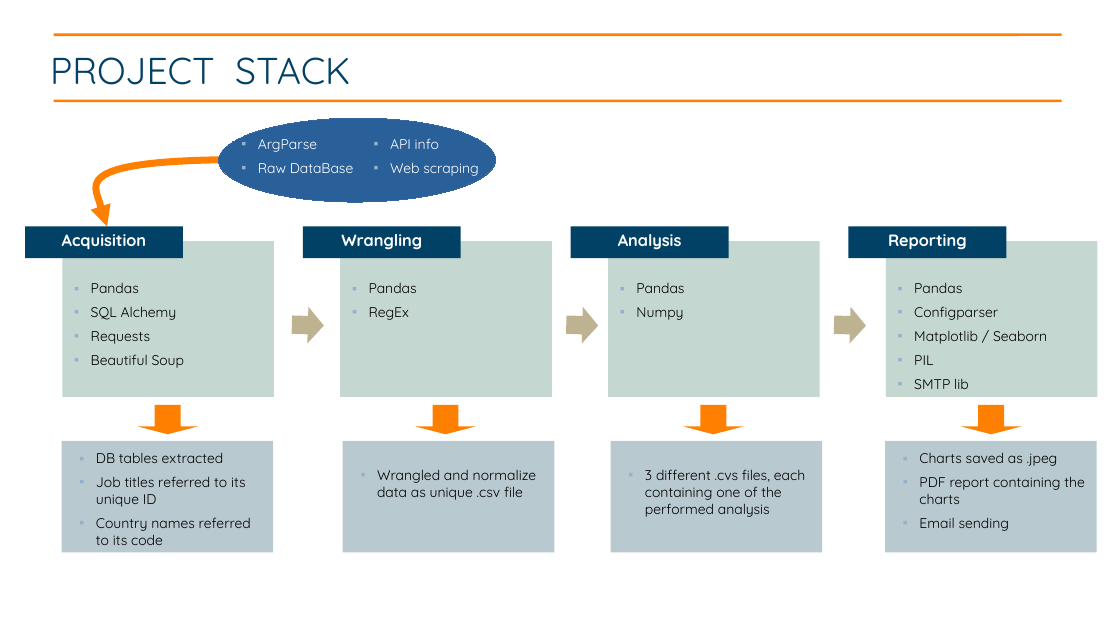
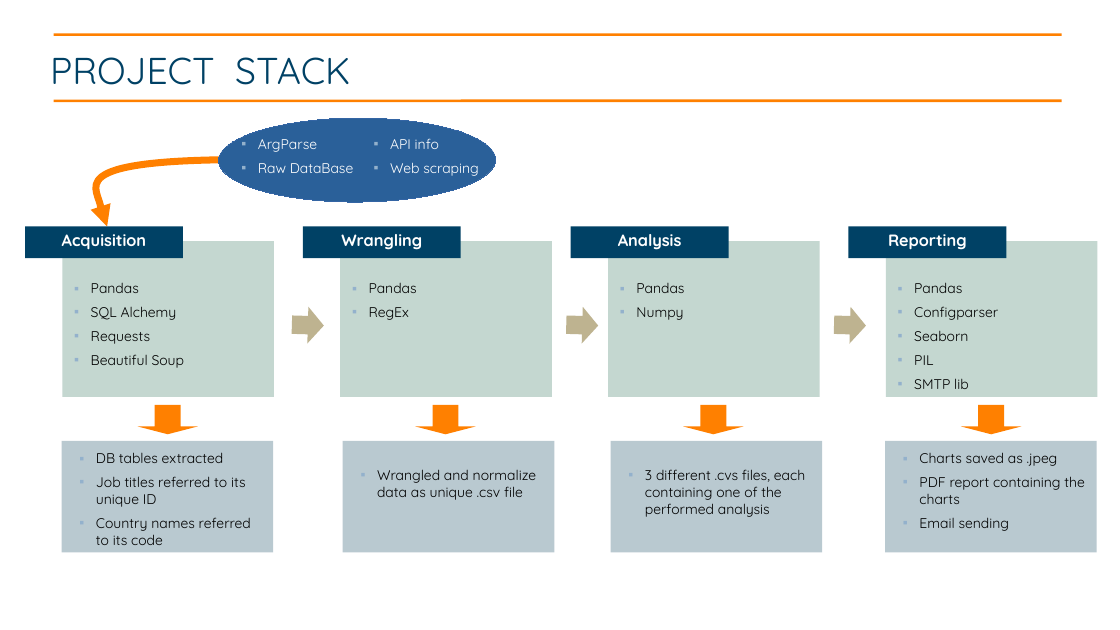
Before and after one commit to Pvillamanario/basic_income_EU_analysis, a slide deck: slide 3 of Basic Income in Europe.odp. Drawn at 1120x630 pixels with LibreOffice and Linux fonts; fonts in the diff are those of the drawing. Boxes give left, top, right and bottom in pixels: in the first picture for what was removed or moved away, otherwise in the second. Text is boxed around its words. In the diff, an @@ line names an element or a change of style, - is before the commit and + after.

Commit message:
slides

```diff
--- a/Basic Income in Europe.odp
+++ b/Basic Income in Europe.odp
@@ text at (914, 331, 968, 341): text changed @@
-    ▪ Matplotlib / Seaborn
+    ▪ Seaborn
```
Also in this commit, not shown: 1 other slide changed.
